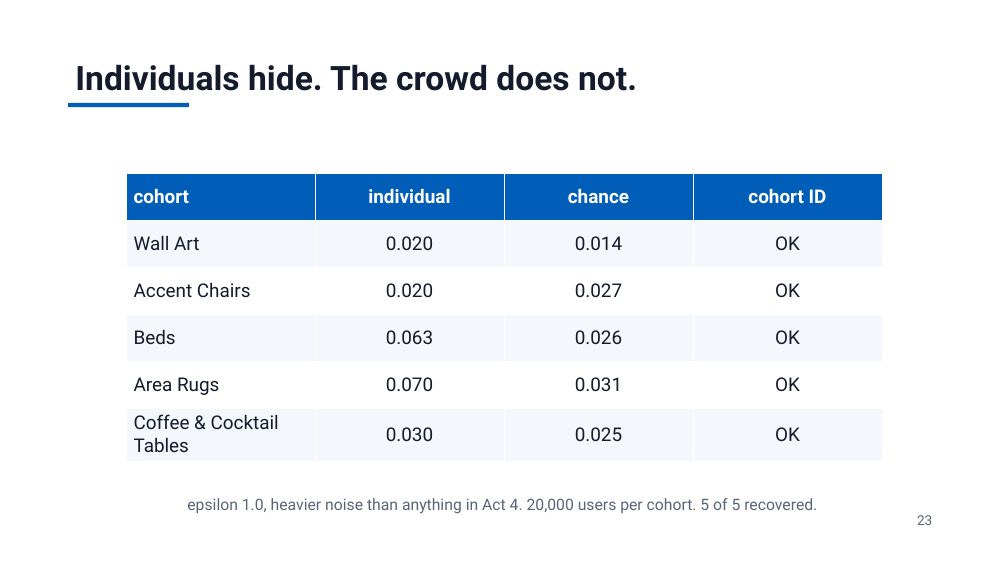
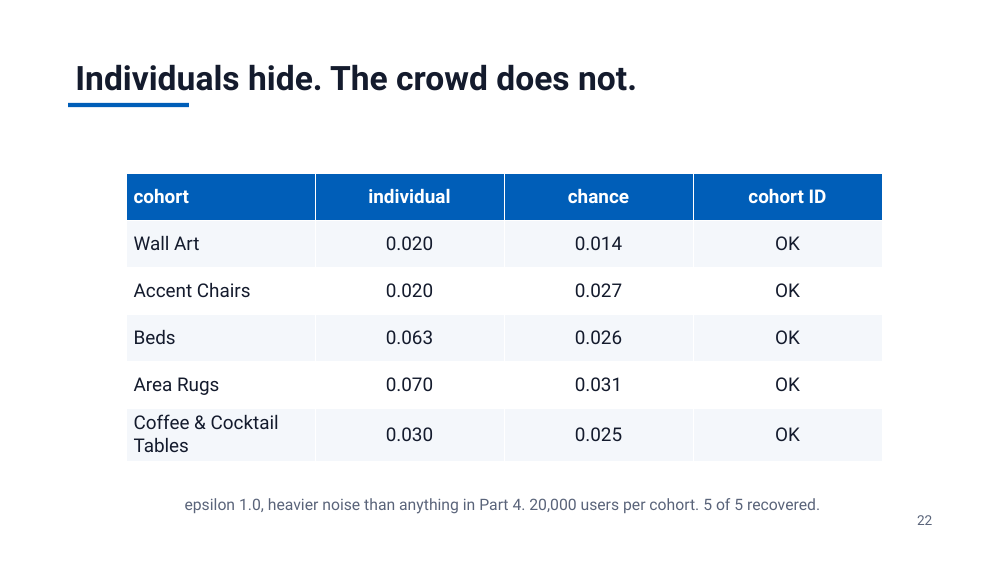
Before and after one commit to jzonthemtn/ldp-for-search, a slide deck: slide 22 of ldp_for_search_slides.pptx (slide 23 before the commit). Drawn at 1008x567 pixels with LibreOffice and Linux fonts; fonts in the diff are those of the drawing. Boxes give left, top, right and bottom in pixels: in the first picture for what was removed or moved away, otherwise in the second. Text is boxed around its words. In the diff, an @@ line names an element or a change of style, - is before the commit and + after.

```diff
--- a/ldp_for_search_slides.pptx
+++ b/ldp_for_search_slides.pptx
@@ text at (x1=185, y1=498, x2=820, y2=514): text changed @@
-epsilon 1.0, heavier noise than anything in Act 4. 20,000 users per cohort. 5 of 5 recovered.
+epsilon 1.0, heavier noise than anything in Part 4. 20,000 users per cohort. 5 of 5 recovered.
@@ text at (x1=917, y1=515, x2=932, y2=525): text changed @@
-23
+22
```
Also in this commit, not shown: 25 other slides changed, 2 slides added, 3 slides removed, 20 other files.
